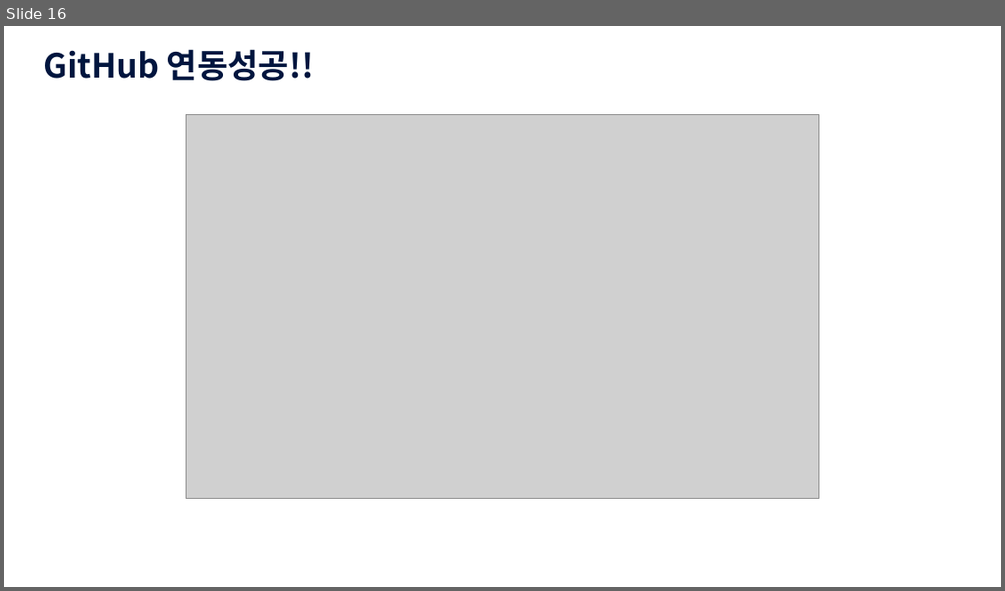
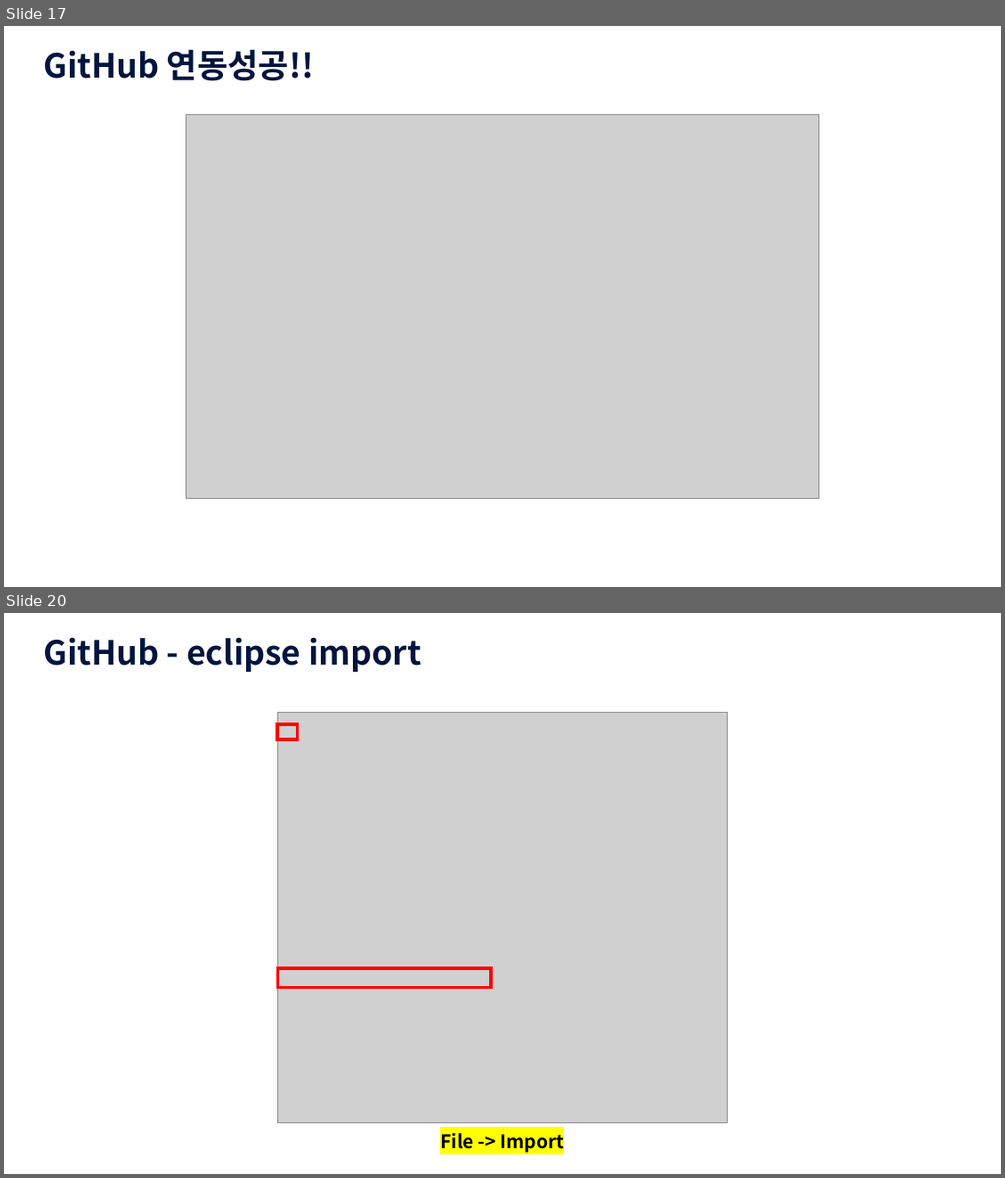
Before and after one commit to SungkimS2/JavaSEW, a slide deck: src/JAVA_GitHub연동.pptx. Shown one above the other, each under a label of ours: slide 16 before the commit, slides 17 and 20 after it; the slides between them are not shown. The pictures are 1005x591 and 1005x1178 pixels, drawn with LibreOffice and Linux fonts; fonts in the diff are those of the drawing; grey boxes stand for pictures; background and template pictures are left out. Boxes give left, top, right and bottom in pixels: in the first picture for what was removed or moved away, otherwise in the second. Text is boxed around its words. In the diff, an @@ line names an element or a change of style, - is before the commit and + after.

```diff
--- a/src/JAVA_GitHub연동.pptx
+++ b/src/JAVA_GitHub연동.pptx
@@ slide 20 added at [4,613,1001,1174], background picture (left out) @@
@@ text added at [43,637,421,672], 32 pt, text #00153E, bold @@
+GitHub - eclipse import
@@ picture added at [278,713,728,1122] @@
@@ rectangle added at [278,724,298,739], outline #FF0000 3 pt @@
@@ rectangle added at [278,968,491,988], outline #FF0000 3 pt @@
@@ text added at [440,1129,565,1152], 18 pt, text #000000, bold @@
+File -> Import
@@ what was slide 16 is now slide 17 @@
```
Also in this commit, not shown: 11 other slides added, 45 other files.
